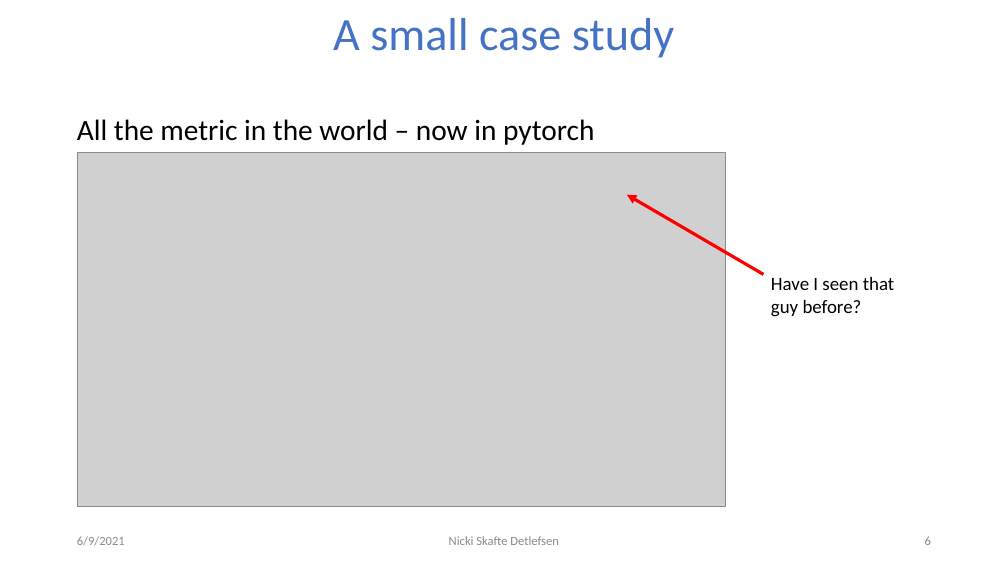
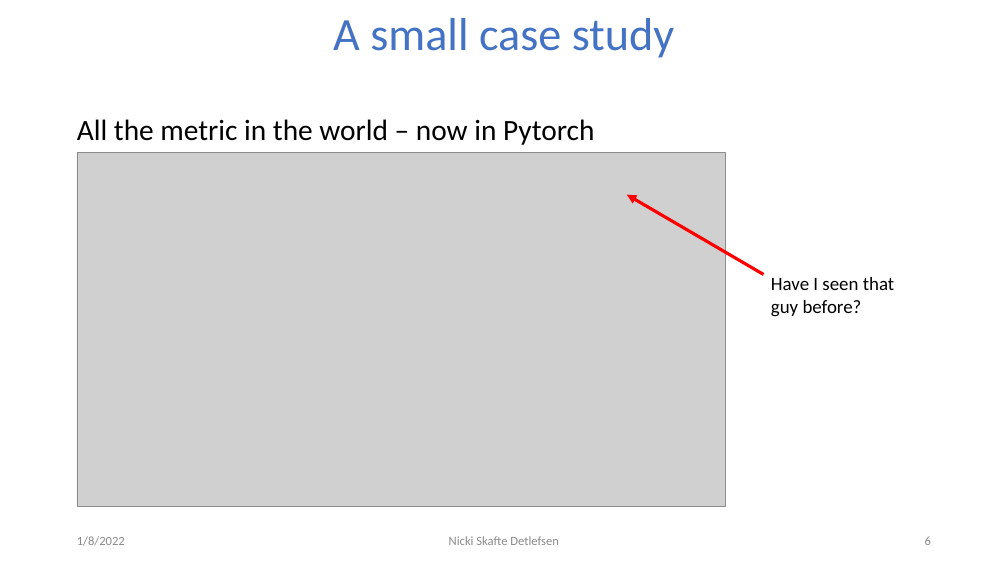
Before and after one commit to DeepEasterbunny/dtu_mlops, a slide deck: slide 6 of s5_continues_x/lecture/ci.pptx. Drawn at 1008x567 pixels with LibreOffice and Linux fonts; fonts in the diff are those of the drawing; grey boxes stand for pictures; background and template pictures are left out. Boxes give left, top, right and bottom in pixels: in the first picture for what was removed or moved away, otherwise in the second. Text is boxed around its words. In the diff, an @@ line names an element or a change of style, - is before the commit and + after.

```diff
--- a/s5_continues_x/lecture/ci.pptx
+++ b/s5_continues_x/lecture/ci.pptx
@@ text at [77,119,594,145]: text changed @@
-All the metric in the world – now in pytorch
+All the metric in the world – now in Pytorch
@@ text at [77,536,125,546]: text changed @@
-6/9/2021
+1/8/2022
```
Also in this commit, not shown: 22 other slides changed, 4 other files.
